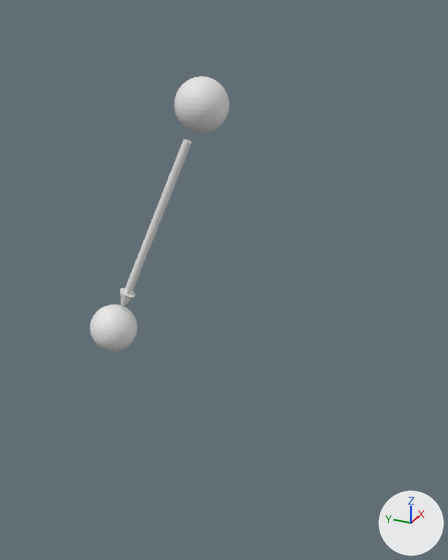
The OBJ model 资本的生产过程/价值形式理论/价值形式/datas_graphs_generated/simple.obj as it was, and as the next commit left it.
Camera for both pictures: a 50 mm camera at (-9.24, -2.9, 6.87) aimed at (3.98, 3.05, 0.26). Lighting does not change. The marker at lower right points along +X, +Y and +Z. The picture after the commit comes second. Where no turn or scale is listed for an object, it has been applied to the vertices.

Script lines for the objects in view, before the commit:
```python
me_simple = bpy.data.meshes.new('simple')
me_simple.from_pydata(...)  # 1835 vertices, 3463 faces; spans x 1.81..3.89, y 2.67..6.05, z -1.48..5.3
ob_simple = bpy.data.objects.new('simple', me_simple)
ob_simple.location = (0.0, 0.0, 0.0)
```
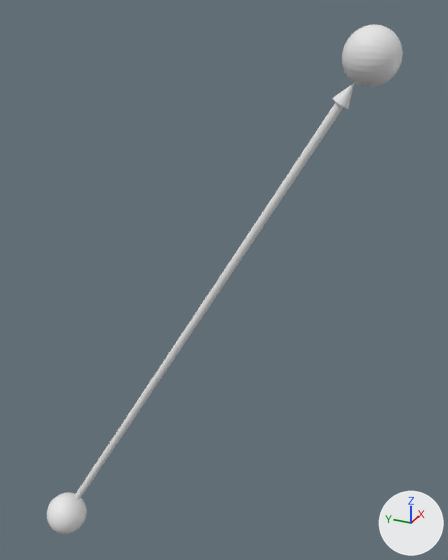
The change in detail:
me_simple is used by ob_simple; location (0.0, 0.0, 0.0).
me_simple had 1835 vertices, 3463 faces and spanned x 1.81..3.89, y 2.67..6.05, z -1.48..5.3.
me_simple now has 1835 vertices, 3463 faces and spans x 1.39..4.81, y -0.74..8.08, z -8.24..6.35.
me_simple part 1: the loose piece of 51 vertices spanning x 2.37..2.76, y 4.86..5.24, z -0.33..0.21 is multiplied about its middle by the matrix ((0.597, -0.632, -0.495), (-0.552, -0.771, 0.318), (-0.582, 0.084, -0.809)), then moved by (1.58, -4.72, 5.03).
me_simple part 2: the loose piece of 100 vertices spanning x 2.43..3.26, y 3.48..5.23, z -0.14..3.96 is multiplied about its middle by the matrix ((-0.872, -0.403, -0.512), (-0.319, 0.041, 1.755), (-0.575, 1.419, -2.327)), then moved by (0.25, -0.69, -2.85).
me_simple part 3: the loose piece of 842 vertices spanning x 1.81..3.0, y 4.85..6.05, z -1.48..-0.29 is moved by (1.8, -5.59, 6.64).
me_simple part 4: the loose piece of 842 vertices spanning x 2.69..3.89, y 2.67..3.87, z 4.11..5.3 is moved by (-1.3, 4.21, -12.35).

Changed parts and their boxes (x1, y1, x2, y2) in the pictures (448 x 560 px; the box of a moved part takes in the faces that stretch with it):
'simple', reshaped (155% wider, 85% taller)
    before: (90, 76, 229, 351)
    after: (47, 25, 403, 534)
part 1 of me_simple, moved or reshaped
    before: (120, 288, 135, 309)
    after: (332, 83, 354, 109)
part 2 of me_simple, moved or reshaped
    before: (124, 139, 192, 295)
    after: (75, 102, 343, 499)
part 3 of me_simple, moved or reshaped
    before: (90, 304, 137, 351)
    after: (342, 25, 403, 87)
part 4 of me_simple, moved or reshaped
    before: (174, 76, 229, 133)
    after: (47, 492, 87, 534)
